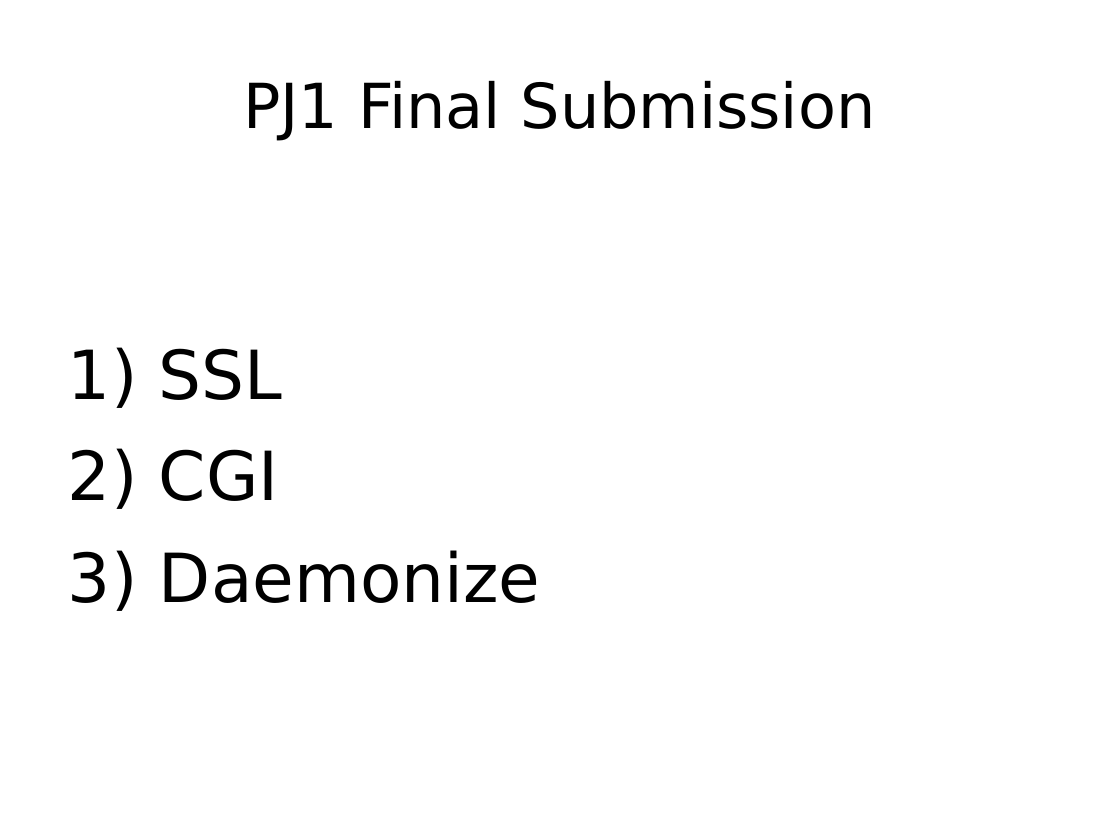
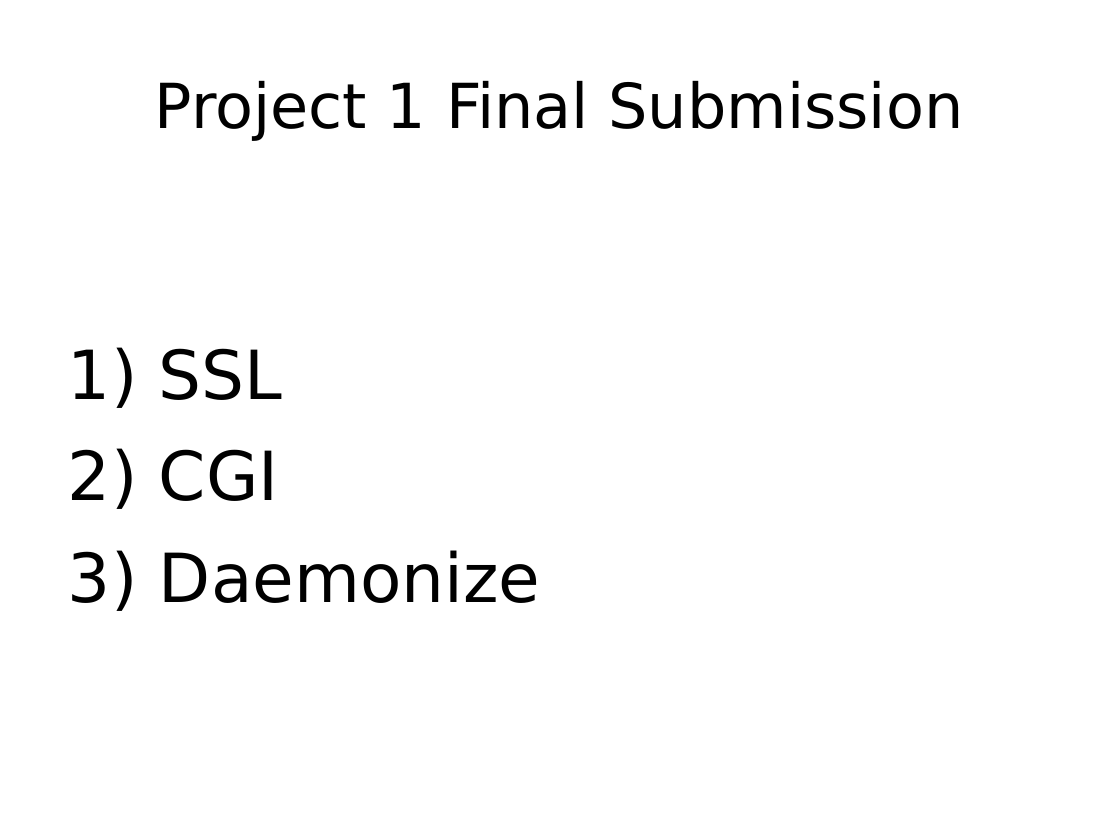
Before and after one commit to Jarvishappy/15-441-Recitation-Sessions, a slide deck: slide 6 of recitation6/src/recitation6.odp (slide 3 before the commit). Drawn at 1120x840 pixels with LibreOffice and Linux fonts; fonts in the diff are those of the drawing. Boxes give left, top, right and bottom in pixels: in the first picture for what was removed or moved away, otherwise in the second. Text is boxed around its words. In the diff, an @@ line names an element or a change of style, - is before the commit and + after.

```diff
--- a/recitation6/src/recitation6.odp
+++ b/recitation6/src/recitation6.odp
@@ title at (155,80,964,141): text changed @@
-PJ1 Final Submission
+Project 1 Final Submission
```
Also in this commit, not shown: 4 slides added.
